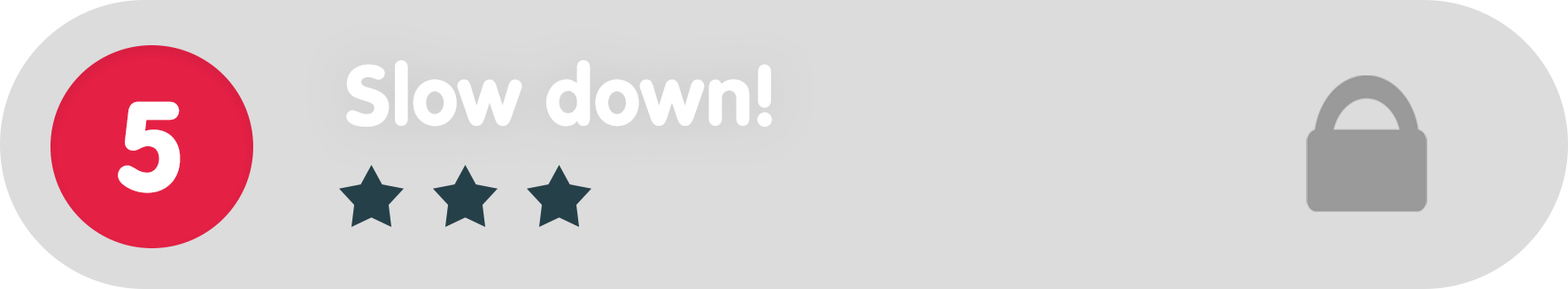
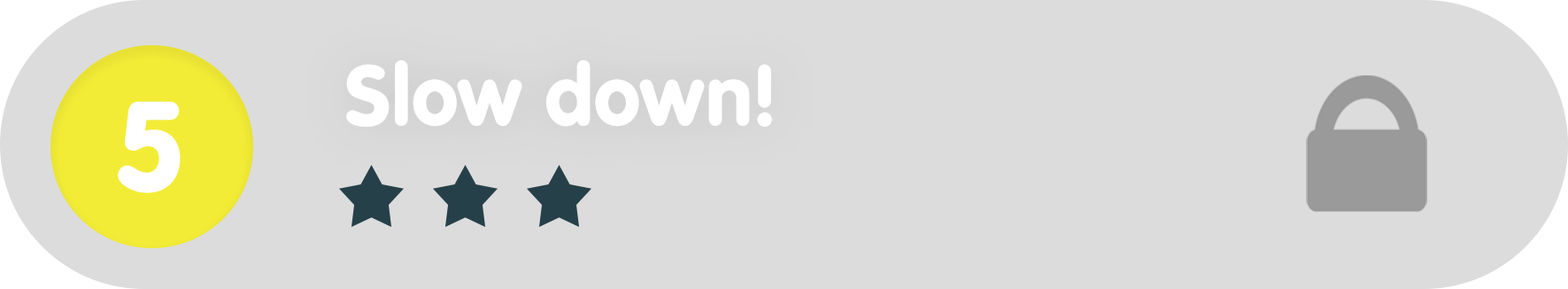
Layered file, before and after one edit (1568x289). Changes by layer:
painted on "Ellipse_green" over 50, 45, 254, 248
